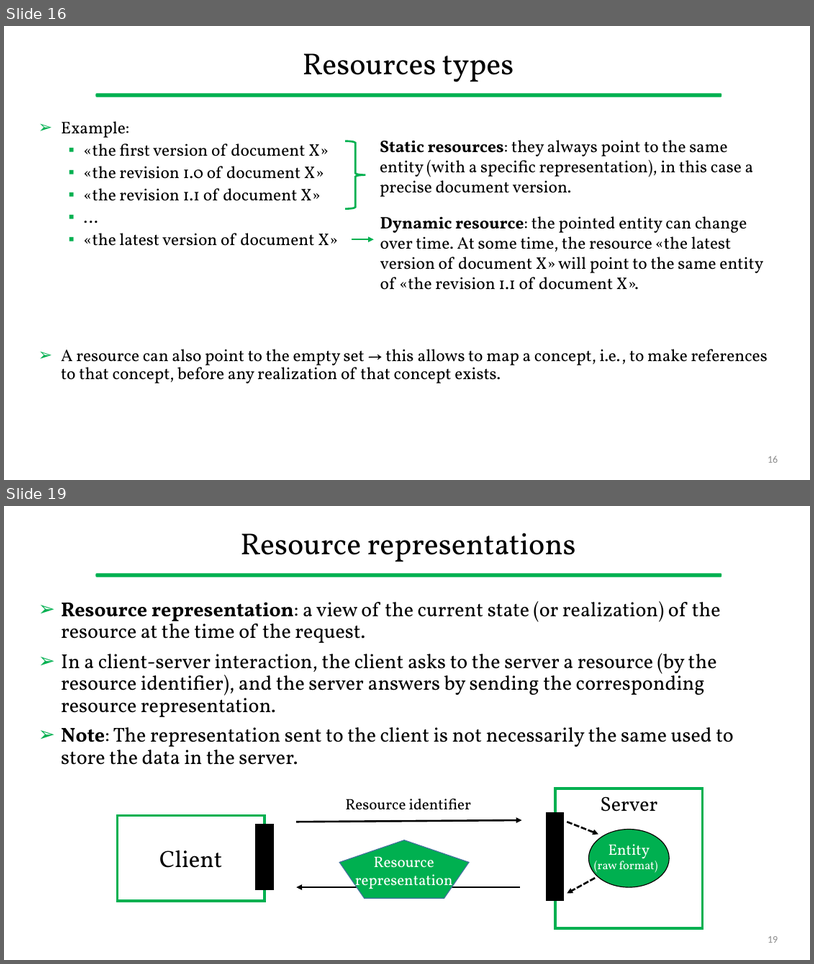
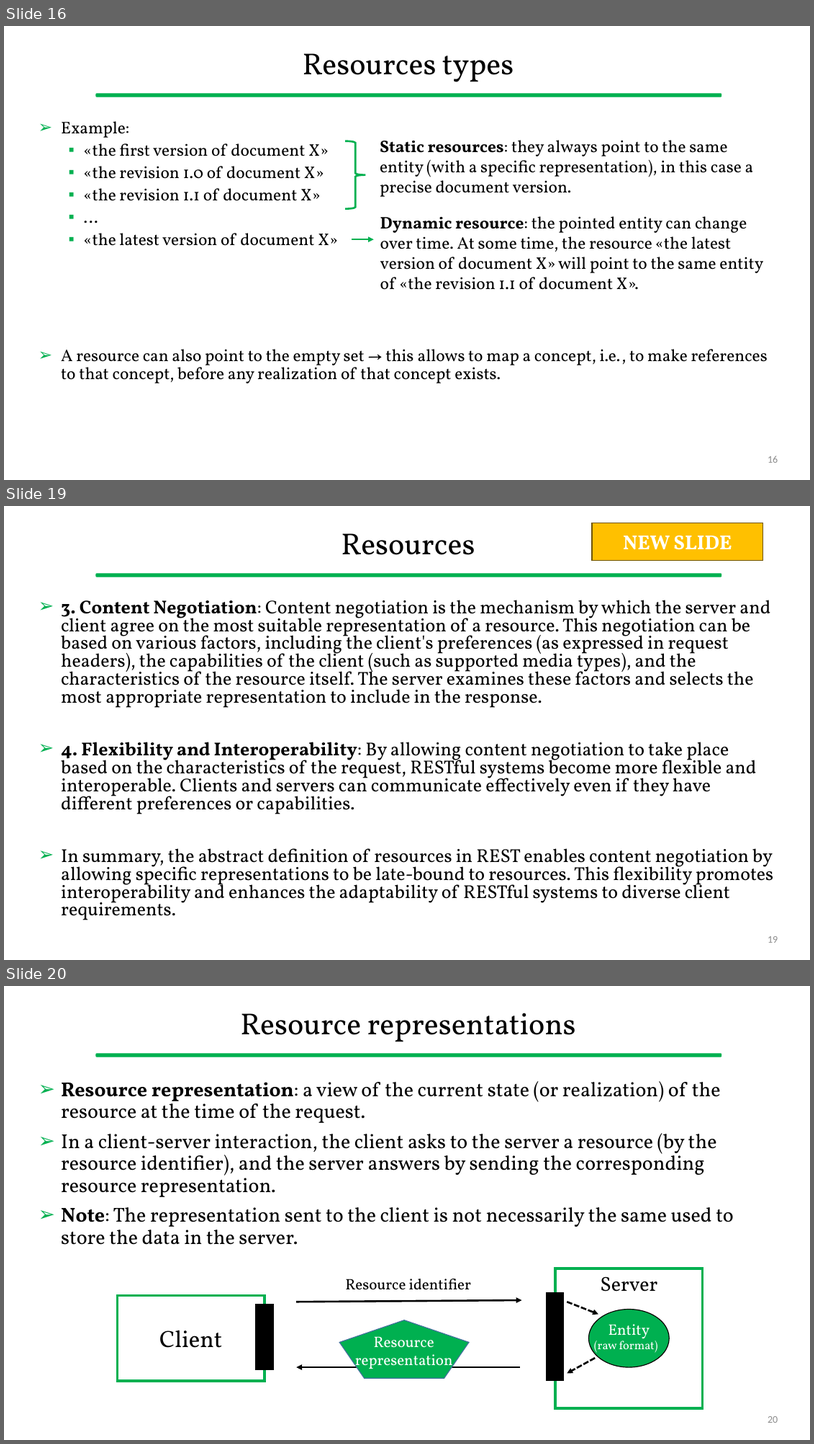
Before and after one commit to gcappon/bwthw, a slide deck: theory_06-representational-state-transfer/theory_06-representational-state-transfer.pptx. Shown one above the other, each under a label of ours: slides 16 and 19 before the commit, slides 16, 19 and 20 after it; the slides between them are not shown. The pictures are 814x964 and 814x1444 pixels, drawn with LibreOffice and Linux fonts; fonts in the diff are those of the drawing. Boxes give left, top, right and bottom in pixels: in the first picture for what was removed or moved away, otherwise in the second. Text is boxed around its words. In the diff, an @@ line names an element or a change of style, - is before the commit and + after.

```diff
--- a/theory_06-representational-state-transfer/theory_06-representational-state-transfer.pptx
+++ b/theory_06-representational-state-transfer/theory_06-representational-state-transfer.pptx
@@ slide 19 added at bbox=[4, 506, 810, 960], background #FFFFFF; not listed: 1 template element that a slide beside it also shows @@
@@ rectangle added at bbox=[593, 523, 764, 560], fill #FFC000, outline #705400 1 pt, 24 pt, text #FFFFFF, bold @@
+NEW SLIDE
@@ title added at bbox=[341, 533, 475, 555], 36 pt, text #000000 @@
+Resources
@@ text added at bbox=[61, 600, 774, 920], 22.2 pt, text #000000 @@
+➢ 3. Content Negotiation: Content negotiation is the mechanism by which the server and client agree on the most suitable representation of a resource. This negotiation can be based on various factors, including the client's preferences (as expressed in request headers), the capabilities of the client (such as supported media types), and the characteristics of the resource itself. The server examines these factors and selects the most appropriate representation to include in the response.
+➢ 4. Flexibility and Interoperability: By allowing content negotiation to take place based on the characteristics of the request, RESTful systems become more flexible and interoperable. Clients and servers can communicate effectively even if they have different preferences or capabilities.
+➢ In summary, the abstract definition of resources in REST enables content negotiation by allowing specific representations to be late-bound to resources. This flexibility promotes interoperability and enhances the adaptability of RESTful systems to diverse client requirements.
@@ page number added at bbox=[768, 936, 778, 942], 12 pt, text #8C8C8C @@
+19
@@ what was slide 19 is now slide 20 @@
@@ page number at bbox=[768, 1416, 778, 1422]: text changed @@
-19
+20
```
Also in this commit, not shown: 1 slide changed, 1 other slide added, 1 slide removed, 6 other files.
